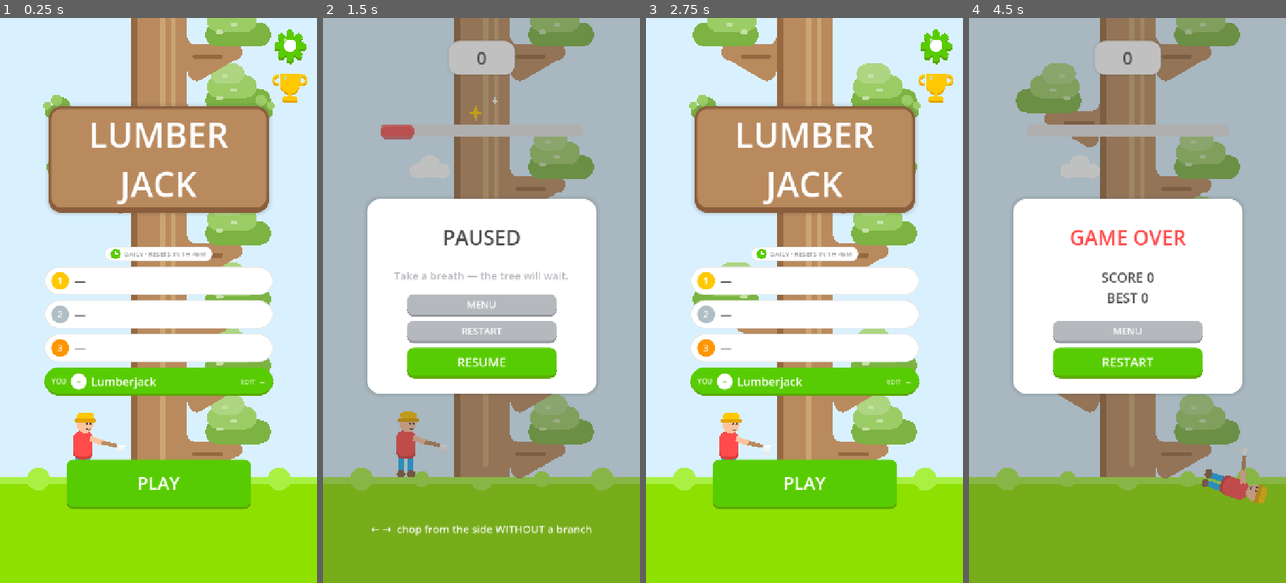
Above: before the commit, frames 1-4 (left to right).
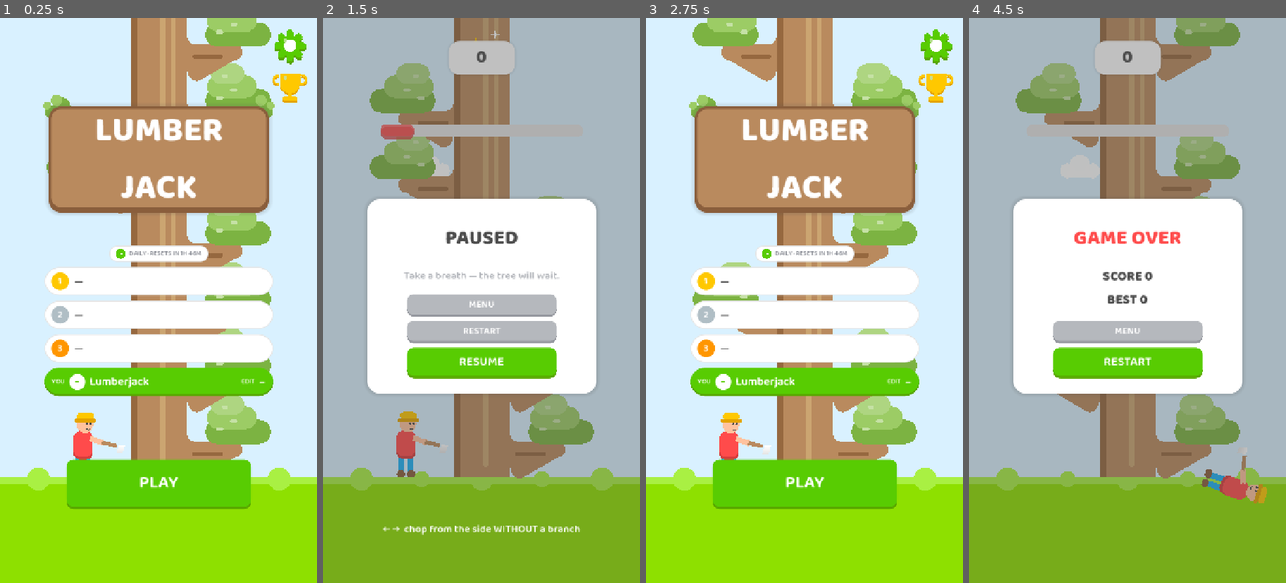
Above: after the commit, the same moments.

Repository: spr021/lumber-jack
Game: Godot game, scene res://scenes/menu.tscn
Two runs of this game, one before a commit and one after it. Both use one fixed random seed, a clock stepped at 60 frames per second and the inputs below.
Inputs (mouse positions are in pixels of both pictures, inside the frame that each line leads up to):
- Up to frame 1 (0.25 s): no input
- Up to frame 2 (1.5 s): click "PLAY" at 0.5 s; click (611, 57) at 1.25 s
- Up to frame 3 (2.75 s): click "MENU" at 2 s
- Up to frame 4 (4.5 s): click "PLAY" at 2.75 s; tap Enter (ui_accept) at 3.5, 3.77 s; move the mouse to (1197, 272) at 3.52 s; hold Right (ui_right) 3.53-4.28 s; tap P at 3.6, 4.35 s; click (1197, 272) at 3.67 s; move the mouse to (1064, 328) at 4.27 s; hold Left (ui_left) from 4.28 s (still down)

The runs differ from the first frame. In frame 1, 3.6% of the frame differs, in the area x 14-87%, y 17-84%; in frame 2, 8.9%, in the area x 14-86%, y 0-92%; in frame 3, 3.6%; in frame 4, 1.3%.

Commit message:
feat: Baloo 2 UI font across menu and game
The default Godot font read flat and generic next to the rounded
Duolingo-style art. Baloo 2 (SIL OFL, license in assets/fonts/OFL.txt)
is a chunky rounded face that matches the block UI language.

- semibold weight is the project-wide default via assets/fonts/
  ui_theme.tres + [gui] theme/custom, so every Label, Button, LineEdit
  and leaderboard pill inherits it (including code-built ones)
- extrabold weight drives the hero text: LUMBER JACK title, score
  number, GAME OVER/PAUSED cards, plus all hand-drawn text — floating
  pops, COMBO badge, 3-2-1 countdown, podium and medal digits — through
  const UI_FONT in main.gd (menu.gd reads it as G.UI_FONT)
- refreshed README screenshots (they still showed the pre-leaderboard
  menu); all now render the current daily-board UI with the new font

Diff:
--- /dev/null
+++ b/assets/fonts/ui_theme.tres
@@ -0,0 +1,6 @@
+[gd_resource type="Theme" load_steps=2 format=3]
+
+[ext_resource type="FontFile" path="res://assets/fonts/baloo2_semibold.ttf" id="1_font"]
+
+[resource]
+default_font = ExtResource("1_font")
--- a/project.godot
+++ b/project.godot
@@ -30,6 +30,10 @@
 window/handheld/orientation=1
 window/size/immersive_mode=true
 
+[gui]
+
+theme/custom="res://assets/fonts/ui_theme.tres"
+
 [rendering]
 
 renderer/rendering_method="mobile"
--- a/scenes/main.tscn
+++ b/scenes/main.tscn
@@ -1,6 +1,8 @@
-[gd_scene load_steps=18 format=3 uid="uid://ytj6waougeiu"]
+[gd_scene load_steps=19 format=3 uid="uid://ytj6waougeiu"]
 
 [ext_resource type="Script" uid="uid://camgmcl4t5l1k" path="res://scripts/main.gd" id="1_main"]
+
+[ext_resource type="FontFile" path="res://assets/fonts/baloo2_extrabold.ttf" id="2_font"]
 
 [sub_resource type="StyleBoxFlat" id="StyleBox_score"]
 bg_color = Color(1, 1, 1, 1)
@@ -12,6 +14,7 @@
 shadow_size = 6
 
 [sub_resource type="LabelSettings" id="LabelSettings_score"]
+font = ExtResource("2_font")
 font_size = 40
 font_color = Color(0.294, 0.294, 0.294, 1)
 
@@ -25,10 +28,12 @@
 shadow_size = 10
 
 [sub_resource type="LabelSettings" id="LabelSettings_over"]
+font = ExtResource("2_font")
 font_size = 46
 font_color = Color(1, 0.294, 0.294, 1)
 
 [sub_resource type="LabelSettings" id="LabelSettings_final"]
+font = ExtResource("2_font")
 font_size = 30
 font_color = Color(0.294, 0.294, 0.294, 1)
 
@@ -94,6 +99,7 @@
 corner_radius_bottom_left = 4
 
 [sub_resource type="LabelSettings" id="LabelSettings_paused"]
+font = ExtResource("2_font")
 font_size = 46
 font_color = Color(0.294, 0.294, 0.294, 1)
 
--- a/scenes/menu.tscn
+++ b/scenes/menu.tscn
@@ -1,6 +1,8 @@
-[gd_scene load_steps=7 format=3 uid="uid://c5kott351hbex"]
+[gd_scene load_steps=8 format=3 uid="uid://c5kott351hbex"]
 
 [ext_resource type="Script" uid="uid://bjegehg8sn7ek" path="res://scripts/menu.gd" id="1_menu"]
+
+[ext_resource type="FontFile" path="res://assets/fonts/baloo2_extrabold.ttf" id="2_font"]
 
 [sub_resource type="StyleBoxFlat" id="StyleBox_sign"]
 bg_color = Color(0.725, 0.541, 0.369, 1)
@@ -17,6 +19,7 @@
 shadow_size = 10
 
 [sub_resource type="LabelSettings" id="LabelSettings_title"]
+font = ExtResource("2_font")
 font_size = 78
 
 [sub_resource type="StyleBoxEmpty" id="StyleBox_focus"]
--- a/scripts/main.gd
+++ b/scripts/main.gd
@@ -7,6 +7,10 @@
 ## without a branch) refills it a little, and the drain speeds up with the
 ## score. When the bar runs dry the lumberjack drops — the clock is the
 ## only killer, chopping into a branch simply earns nothing.
+
+# UI font: Baloo 2 (SIL OFL, see assets/fonts/OFL.txt) — chunky rounded letters
+# matching the Duolingo-style UI. Extra-bold for everything drawn by hand.
+const UI_FONT := preload("res://assets/fonts/baloo2_extrabold.ttf")
 
 const SEG_H := 150.0
 const SEG_COUNT := 12
@@ -768,7 +772,7 @@
 
 
 func _draw_pops() -> void:
-	var font := ThemeDB.fallback_font
+	var font := UI_FONT
 	for pop in pops:
 		var alpha: float = minf(pop.life / pop.total * 2.0, 1.0)
 		draw_string(font, Vector2(pop.pos.x - 220.0, pop.pos.y), pop.text,
@@ -798,7 +802,7 @@
 			fill = BAR_RED
 			edge = BAR_RED_D
 			text_color = Color.WHITE
-	var font := ThemeDB.fallback_font
+	var font := UI_FONT
 	var fsize := 24
 	var w := font.get_string_size(text, HORIZONTAL_ALIGNMENT_LEFT, -1, fsize).x
 	var rect := Rect2(_vw() * 0.5 - (w + 28.0) * 0.5, 240.0 + BAR_H + 12.0, w + 28.0, 40.0)
@@ -828,7 +832,7 @@
 	# White disc on a darker bottom edge, matching the block UI style.
 	draw_circle(Vector2(0.0, 7.0), 96.0, Color(UI_GREY, alpha))
 	draw_circle(Vector2.ZERO, 96.0, Color(Color.WHITE, alpha))
-	var font := ThemeDB.fallback_font
+	var font := UI_FONT
 	draw_string(font, Vector2(-200.0, 36.0), str(3 - int(countdown_t)),
 		HORIZONTAL_ALIGNMENT_CENTER, 400.0, 104, Color(UI_TEXT, alpha))
 	draw_set_transform(Vector2.ZERO, 0.0, Vector2.ONE)
--- a/scripts/menu.gd
+++ b/scripts/menu.gd
@@ -1153,7 +1153,7 @@
 			[0.0, unit * 0.52, G.HAT, G.HAT_D, "1"],
 			[unit * 0.26, unit * 0.26, G.CHIP2, Color("cc7a00"), "3"],
 		]
-		var font := ThemeDB.fallback_font
+		var font := G.UI_FONT
 		var bottom := c.y + unit * 0.34
 		var w := unit * 0.24
 		for p in pillars:
@@ -1179,7 +1179,7 @@
 			draw_set_transform(Vector2.ZERO, 0.0, Vector2.ONE)
 		for layer in [[Vector2(0.0, unit * 0.05), G.HAT_D], [Vector2.ZERO, G.HAT]]:
 			draw_circle(c + Vector2(0.0, unit * 0.08) + layer[0], unit * 0.28, layer[1])
-		draw_string(ThemeDB.fallback_font, Vector2(c.x - unit * 0.28, c.y + unit * 0.16),
+		draw_string(G.UI_FONT, Vector2(c.x - unit * 0.28, c.y + unit * 0.16),
 			"1", HORIZONTAL_ALIGNMENT_CENTER, unit * 0.56, int(unit * 0.22), Color.WHITE)
 		draw_circle(c + Vector2(-unit * 0.10, -unit * 0.02), unit * 0.05,
 			Color(G.CANOPY_HL, 0.85))
Not shown, added: assets/fonts/OFL.txt
Binary file added: assets/fonts/baloo2_extrabold.ttf
Not shown, added: assets/fonts/baloo2_extrabold.ttf.import
Binary file added: assets/fonts/baloo2_semibold.ttf
Not shown, added: assets/fonts/baloo2_semibold.ttf.import
Binary file changed: screenshots/game-over.png
Binary file changed: screenshots/gameplay.png
Binary file changed: screenshots/menu.png
Binary file changed: screenshots/mobile.png
